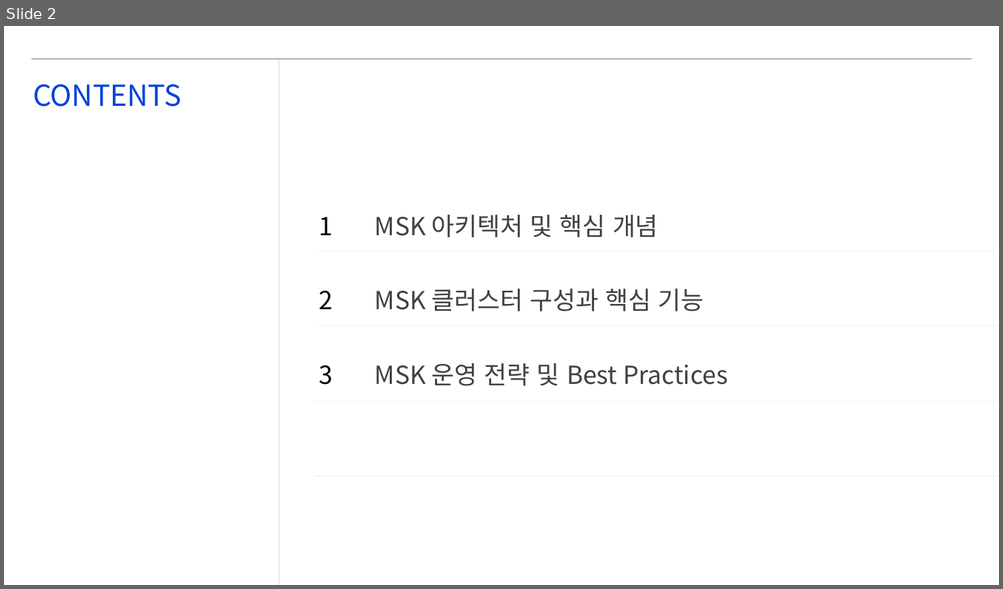
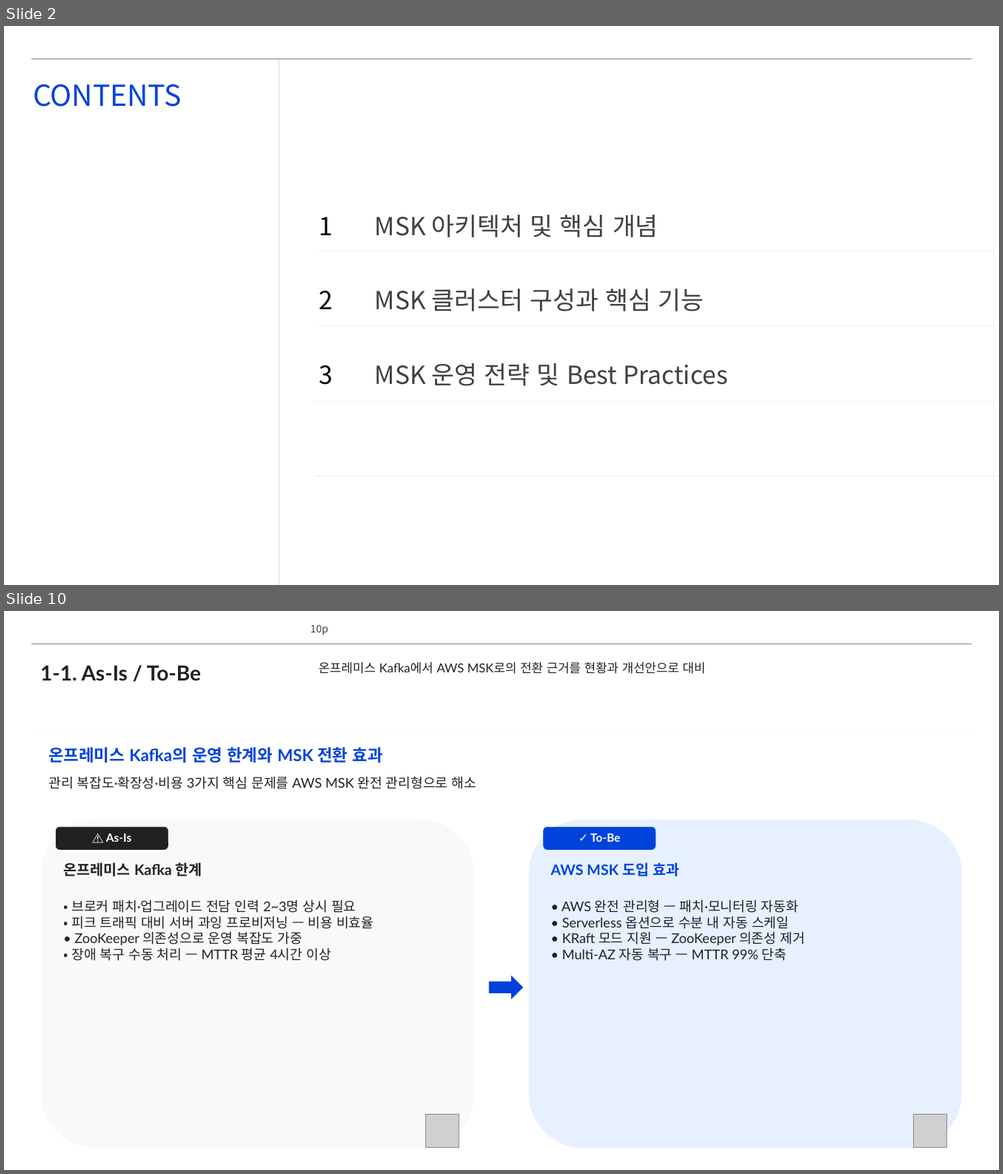
Before and after one commit to lhs6395-hslee/project-steer, a slide deck: results/pptx/AWS_MSK_Expert_Intro.pptx. Shown one above the other, each under a label of ours: slide 2 before the commit, slides 2 and 10 after it; the slides between them are not shown. The pictures are 1003x589 and 1003x1174 pixels, drawn with LibreOffice and Linux fonts; fonts in the diff are those of the drawing; grey boxes stand for pictures; background and template pictures are left out. Boxes give left, top, right and bottom in pixels: in the first picture for what was removed or moved away, otherwise in the second. Text is boxed around its words. In the diff, an @@ line names an element or a change of style, - is before the commit and + after.

```diff
--- a/results/pptx/AWS_MSK_Expert_Intro.pptx
+++ b/results/pptx/AWS_MSK_Expert_Intro.pptx
@@ slide 10 added at (4, 611, 999, 1170), background #FFFFFF; not listed: 1 template element that a slide beside it also shows @@
@@ page number added at (310, 625, 328, 635), 10 pt, text #404040 @@
+10p
@@ text added at (40, 665, 201, 681), 20 pt, text #212121, bold @@
+1-1. As-Is / To-Be
@@ text added at (318, 662, 706, 674), 12 pt, text #212121 @@
+온프레미스 Kafka에서 AWS MSK로의 전환 근거를 현황과 개선안으로 대비
@@ line added from (31, 733) to (972, 733), #E6E6E6 0.25 pt @@
@@ text added at (48, 747, 383, 763), 16 pt, text #0043DA, bold @@
+온프레미스 Kafka의 운영 한계와 MSK 전환 효과
@@ text added at (48, 776, 476, 789), 13 pt, text #212121 @@
+관리 복잡도·확장성·비용 3가지 핵심 문제를 AWS MSK 완전 관리형으로 해소
@@ rounded rectangle added at (41, 820, 474, 1148), fill #F8F9FA, outline #F8F9FA 0.5 pt @@
@@ rounded rectangle added at (57, 827, 168, 850), fill #212121, outline #212121 0.5 pt @@
@@ rounded rectangle added at (529, 820, 962, 1148), fill #E6F0FF, outline #E6F0FF 0.5 pt @@
@@ rounded rectangle added at (543, 827, 655, 850), fill #0043DA, outline #0043DA 0.5 pt @@
@@ text added at (106, 834, 131, 842), 11 pt, text #FFFFFF, bold @@
+⚠ As-Is
@@ text added at (590, 834, 620, 842), 11 pt, text #FFFFFF, bold @@
+✓ To-Be
@@ text added at (63, 863, 202, 877), 14 pt, text #212121, bold @@
+온프레미스 Kafka 한계
@@ text added at (551, 863, 680, 877), 14 pt, text #0043DA, bold @@
+AWS MSK 도입 효과
@@ text added at (71, 900, 373, 961), 13 pt, text #212121 @@
+• 브로커 패치·업그레이드 전담 인력 2~3명 상시 필요
+• 피크 트래픽 대비 서버 과잉 프로비저닝 — 비용 비효율
+• ZooKeeper 의존성으로 운영 복잡도 가중
+• 장애 복구 수동 처리 — MTTR 평균 4시간 이상
@@ text added at (561, 900, 804, 961), 13 pt, text #212121 @@
+• AWS 완전 관리형 — 패치·모니터링 자동화
+• Serverless 옵션으로 수분 내 자동 스케일
+• KRaft 모드 지원 — ZooKeeper 의존성 제거
+• Multi-AZ 자동 복구 — MTTR 99% 단축
@@ right arrow added at (489, 977, 523, 999), fill #0043DA, outline #0043DA 0.5 pt @@
@@ picture added at (426, 1115, 459, 1148) @@
@@ picture added at (913, 1115, 946, 1148) @@
```
Also in this commit, not shown: 5 slides changed, 3 other slides added, 13 other files.
